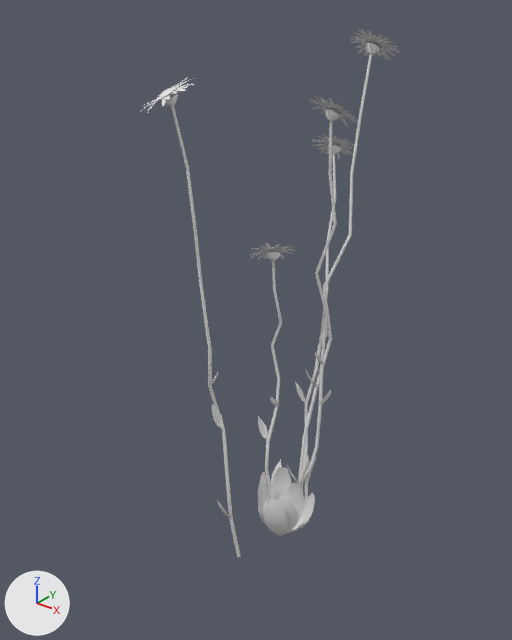
Before and after pictures for a commit that changed the FBX model assets/tga/MeadowFlora/fbx/SM_Flower_Daisy_B.fbx.
Both versions are drawn from a camera (50 mm lens) standing at (0.394, -0.541, 0.621) and looking at (-0.016, -0.028, 0.303). The lights are fixed; the arrows at lower left show +X, +Y and +Z. The first picture is the older version. Vertices at exactly the same position are counted once.

Names of what the first picture shows: 'SM_Flower_Daisy_B'.
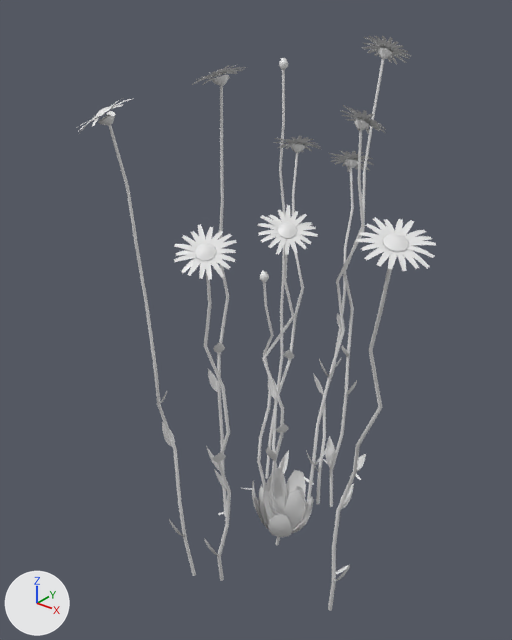
Pixel boxes (x1, y1, x2, y2) of what changed, in the pictures (512 x 640 px; the box of a moved part takes in the faces that stretch with it):
'SM_Flower_Daisy_B', reshaped (38% wider, 9% taller)
    before: (140, 29, 400, 557)
    after: (78, 36, 437, 611)
part 1 of me_sm_flower_daisy_b, moved or reshaped
    before: (288, 493, 315, 533)
    after: (292, 496, 314, 533)
part 2 of me_sm_flower_daisy_b, moved or reshaped
    before: (286, 483, 305, 517)
    after: (295, 486, 306, 519)
part 3 of me_sm_flower_daisy_b, moved or reshaped
    before: (270, 467, 292, 500)
    after: (286, 470, 306, 503)
part 4 of me_sm_flower_daisy_b, added
    after: (269, 468, 287, 511)
part 5 of me_sm_flower_daisy_b, moved or reshaped
    before: (263, 501, 268, 515)
    after: (260, 490, 274, 523)
part 6 of me_sm_flower_daisy_b, moved or reshaped
    before: (278, 495, 296, 532)
    after: (252, 480, 269, 529)
part 7 of me_sm_flower_daisy_b, moved or reshaped
    before: (258, 484, 269, 525)
    after: (268, 513, 292, 537)
part 8 of me_sm_flower_daisy_b, moved or reshaped
    before: (301, 153, 336, 491)
    after: (316, 167, 354, 504)
part 9 of me_sm_flower_daisy_b, moved or reshaped
    before: (298, 53, 372, 486)
    after: (306, 57, 384, 505)
part 10 of me_sm_flower_daisy_b, moved or reshaped
    before: (305, 120, 337, 523)
    after: (330, 129, 364, 507)
part 11 of me_sm_flower_daisy_b, moved or reshaped
    before: (171, 106, 241, 557)
    after: (108, 125, 196, 576)
part 12 of me_sm_flower_daisy_b, moved or reshaped
    before: (265, 260, 282, 491)
    after: (257, 282, 274, 488)
part 13 of me_sm_flower_daisy_b, moved or reshaped
    before: (287, 465, 298, 483)
    after: (306, 450, 318, 470)
part 14 of me_sm_flower_daisy_b, moved or reshaped
    before: (295, 381, 305, 403)
    after: (314, 375, 323, 395)
part 15 of me_sm_flower_daisy_b, moved or reshaped
    before: (327, 145, 341, 154)
    after: (344, 159, 358, 168)
part 16 of me_sm_flower_daisy_b, moved or reshaped
    before: (327, 143, 341, 148)
    after: (345, 157, 358, 162)
part 17 of me_sm_flower_daisy_b, moved or reshaped
    before: (315, 139, 328, 144)
    after: (334, 154, 346, 158)
part 18 of me_sm_flower_daisy_b, deleted
    before: (140, 29, 400, 518)
part 19 of me_sm_flower_daisy_b, built on
    before: (258, 149, 351, 536)
    after: (160, 36, 437, 611)
part 20 of me_sm_flower_daisy_b, added
    after: (78, 98, 132, 134)

The change, as a diff of the scene's bpy script:
```diff
--- a/assets/tga/MeadowFlora/fbx/SM_Flower_Daisy_B.fbx.py
+++ b/assets/tga/MeadowFlora/fbx/SM_Flower_Daisy_B.fbx.py
@@ me_sm_flower_daisy_b @@
-me_sm_flower_daisy_b.from_pydata(...)  # 2241 vertices, 1320 faces; spans x -0.085..0.039, y -0.121..0.169, z -0.001..0.573
+me_sm_flower_daisy_b.from_pydata(...)  # 3794 vertices, 2320 faces; spans x -0.114..0.209, y -0.174..0.2, z -0.001..0.566
+# me_sm_flower_daisy_b part 1: the loose piece of 18 vertices spanning x 0.005..0.039, y 0.002..0.027, z 0.01..0.071 is turned -10 degrees about the z axis through the mesh origin
+# me_sm_flower_daisy_b part 2: the loose piece of 18 vertices spanning x -0.011..0.018, y 0.008..0.028, z 0.01..0.071 is turned -20 degrees about the z axis through the mesh origin
+# me_sm_flower_daisy_b part 3: the loose piece of 18 vertices spanning x -0.03..-0.003, y 0.004..0.039, z 0.01..0.076 is turned -30 degrees about the z axis through the mesh origin
+# me_sm_flower_daisy_b part 4: the loose piece of 18 vertices spanning x -0.032..-0.007, y -0.015..0.013, z 0.011..0.083 is copied, and the copy is turned -40 degrees about the z axis through the mesh origin; it spans x -0.028..-0.004, y 0.001..0.029, z 0.011..0.083
+# me_sm_flower_daisy_b part 5: the loose piece of 18 vertices spanning x -0.018..0.008, y -0.025..-0.006, z 0.011..0.065 is turned -60 degrees about the z axis through the mesh origin
+# me_sm_flower_daisy_b part 6: the loose piece of 18 vertices spanning x 0.003..0.028, y -0.027..-0.003, z 0.011..0.086 is multiplied about its middle by the matrix ((-0.01, 1.057, -0.079), (-1.057, -0.015, -0.074), (-0.075, 0.078, 1.054)), then moved by (-0.034, -0.004, 0.001)
+# me_sm_flower_daisy_b part 7: the loose piece of 18 vertices spanning x -0.024..-0.006, y -0.022..0.006, z 0.011..0.077 is multiplied about its middle by the matrix ((-0.183, -0.93, 0.117), (0.917, -0.202, -0.173), (0.193, 0.079, 0.932)), then moved by (0.03, -0.01, -0.005)
+# me_sm_flower_daisy_b part 8: the loose piece of 60 vertices spanning x -0.038..0.002, y 0.039..0.138, z 0.0..0.445 is scaled about its middle by (0.956, 0.952, 0.95), then moved by (0.001, 0.038, -0.011)
+# me_sm_flower_daisy_b part 9: the loose piece of 60 vertices spanning x -0.006..0.016, y 0.031..0.144, z 0.0..0.553 is scaled about its middle by (0.999, 0.988, 0.988), then moved by (-0.003, 0.032, -0.003)
+# me_sm_flower_daisy_b part 10: the loose piece of 60 vertices spanning x -0.002..0.015, y 0.042..0.081, z 0.0..0.498 is scaled about its middle by (1, 0.988, 0.971), then moved by (0.008, 0.044, -0.007)
+# me_sm_flower_daisy_b part 11: the loose piece of 60 vertices spanning x -0.06..-0.019, y -0.094..-0.053, z 0.0..0.525 is scaled about its middle by (0.983, 0.983, 0.979), then moved by (-0.021, -0.054, -0.005)
+# me_sm_flower_daisy_b part 12: the loose piece of 60 vertices spanning x -0.05..-0.021, y 0.012..0.044, z -0.001..0.351 is scaled about its middle by (0.953, 0.964, 0.898), then moved by (-0.022, 0.013, -0.018)
+# me_sm_flower_daisy_b part 13: the loose piece of 15 vertices spanning x -0.016..-0.002, y 0.029..0.046, z 0.049..0.089 is moved by (0.0, 0.04, -0.002)
+# me_sm_flower_daisy_b part 14: the loose piece of 15 vertices spanning x -0.035..-0.02, y 0.067..0.079, z 0.148..0.178 is moved by (0.001, 0.039, -0.007)
+# me_sm_flower_daisy_b part 15: the loose piece of 24 vertices spanning x -0.046..-0.03, y 0.131..0.145, z 0.441..0.453 is moved by (0.002, 0.036, -0.022)
+# me_sm_flower_daisy_b part 16: the loose piece of 21 vertices spanning x -0.047..-0.03, y 0.133..0.148, z 0.445..0.456 is moved by (0.002, 0.036, -0.022)
+# me_sm_flower_daisy_b part 17: the loose piece of 12 vertices spanning x -0.055..-0.042, y 0.118..0.135, z 0.452..0.458 is scaled about its middle by (0.773, 0.864, 0.95), then moved by (0.004, 0.037, -0.022)
+# me_sm_flower_daisy_b part 18: 115 loose pieces with 1497 vertices, spanning x -0.085..0.038, y -0.121..0.169, z 0.055..0.573, are deleted
+# me_sm_flower_daisy_b part 19: 1 vertex moved within x -0.018, y -0.001, z 0.023; 67 vertices removed from x -0.039..0.035, y -0.033..0.16, z 0.011..0.447; 2838 vertices added at x -0.114..0.209, y -0.159..0.2, z -0.001..0.566
+# me_sm_flower_daisy_b part 20: 261 vertices added at x -0.106..-0.054, y -0.174..-0.122, z 0.502..0.531
+# other edits to the shape of me_sm_flower_daisy_b do not show in these pictures
 me_sm_flower_daisy_b.materials.append(mat_m_meadowflora)
```
